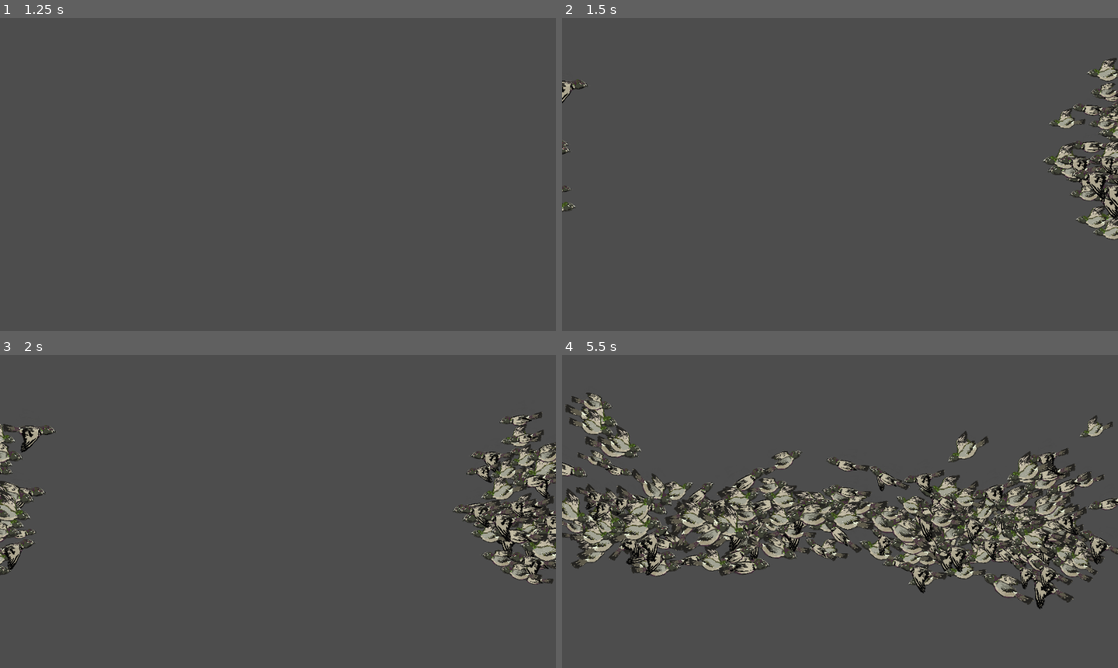
Above: before the commit, frames 1-4 (two rows, left to right).
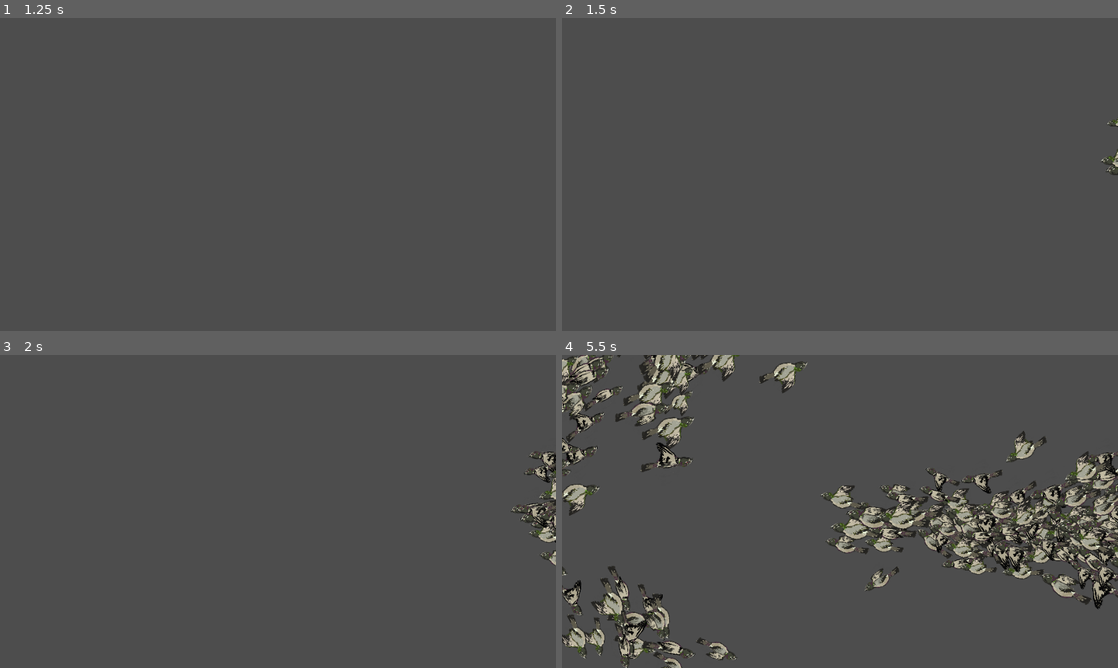
Above: after the commit, the same moments.

Repository: terebigeemu/utsjam
Game: Godot game, scene res://test/test_flock_scene.tscn
Same seed, same stepped clock (60 frames per second), same inputs: the game is played once before the commit and once after it. This scene is started directly instead of the project's main scene.
Inputs (mouse positions are in pixels of both pictures, inside the frame that each line leads up to):
- Up to frame 1 (1.25 s): tap Enter at 0.5 s; move the mouse to (400, 158) at 0.52 s; click (400, 158) at 0.6 s
- Up to frame 2 (1.5 s): tap Space at 1.25 s; move the mouse to (728, 190) at 1.27 s; click (728, 190) at 1.35 s
- Up to frame 3 (2 s): no input
- Up to frame 4 (5.5 s): move the mouse to (895, 442) at 2.02 s; click (895, 442) at 2.1 s; move the mouse to (812, 574) at 2.77 s; click (812, 574) at 2.85 s; move the mouse to (1006, 558) at 3.52 s; click (1006, 558) at 3.6 s; move the mouse to (673, 464) at 4.27 s; click (673, 464) at 4.35 s; move the mouse to (867, 511) at 5.02 s; click (867, 511) at 5.1 s

Frame 1 is identical in both runs. In frame 2, 2.8% of the frame differs, in the area x 0-100%, y 12-71%; in frame 3, 5.6%; in frame 4, 30%, in the area x 0-100%, y 0-100%.

Commit message:
Animatable Body Collision Coupling

Diff:
--- a/project.godot
+++ b/project.godot
@@ -27,6 +27,10 @@
 window/stretch/aspect="expand"
 window/dpi/allow_hidpi=false
 
+[editor_plugins]
+
+enabled=PackedStringArray("res://addons/random_timer/plugin.cfg")
+
 [input]
 
 launch={
@@ -34,10 +38,6 @@
 "events": [Object(InputEventMouseButton,"resource_local_to_scene":false,"resource_name":"","device":-1,"window_id":0,"a …(258 unchanged characters)…
 ]
 }
-
-[editor_plugins]
-
-enabled=PackedStringArray("res://addons/random_timer/plugin.cfg")
 
 [physics]
 
--- a/scripts/test_bird.gd
+++ b/scripts/test_bird.gd
@@ -1,15 +1,19 @@
 extends Node2D
 # Written by Leo
-@onready var sprite = $AnimatedSprite2D
+@onready var sprite = get_node("RigidBody2D/AnimatedSprite2D")
+@onready var collision_shape = get_node("RigidBody2D/CollisionShape2D")
+@onready var physics = get_node("RigidBody2D")
 var playing_forward := true
 var sprite_speed : float
 #var AngofAtk : float
 func _ready() -> void:
 	# Start on a random frame (0, 1, 2, or 3)
+
 	sprite.frame = randi() % sprite.sprite_frames.get_frame_count("flap")
 	# Vary the bird size
 	var resizing : float = 0.16 + 0.1 * randf()
 	sprite.scale = Vector2(resizing,resizing)
+	collision_shape.scale = Vector2(resizing,resizing)
 	# original size is 400px
 	# Initial Angle of Attack
 	sprite.rotation = (-0.01 + 0.15 * randf())
@@ -41,8 +45,9 @@
 		sprite.rotation = (-0.01 + 0.15 * randf())
 	var translation := Vector2.from_angle(sprite.rotation - 0.226).normalized()
 	sprite.position += translation * - sprite_speed * 100 * delta
+	collision_shape.position = sprite.position
 	# Force the bird to fly up if it is crashing into the ground
 	if sprite.global_position.y > 300:
 		sprite.rotate(-drop * 1.2)
-	if sprite.global_position.x > 1260 or position.x < -100:
+	if sprite.global_position.x > 1360 or position.x < -200:
 		queue_free()
--- a/test/test_bird.tscn
+++ b/test/test_bird.tscn
@@ -26,12 +26,21 @@
 "speed": 10.0
 }]
 
+[sub_resource type="CircleShape2D" id="CircleShape2D_72jeb"]
+
 [node name="Node2D" type="Node2D" unique_id=1922979459]
 position = Vector2(-1, -1)
 script = ExtResource("1_ejgwb")
 
-[node name="AnimatedSprite2D" type="AnimatedSprite2D" parent="." unique_id=1169822462]
+[node name="RigidBody2D" type="RigidBody2D" parent="." unique_id=1973706082]
+gravity_scale = 0.0
+
+[node name="AnimatedSprite2D" type="AnimatedSprite2D" parent="RigidBody2D" unique_id=1169822462]
 sprite_frames = SubResource("SpriteFrames_s3r25")
 animation = &"flap"
 
-[connection signal="animation_finished" from="AnimatedSprite2D" to="." method="_on_animation_finished"]
+[node name="CollisionShape2D" type="CollisionShape2D" parent="RigidBody2D" unique_id=1758691481]
+scale = Vector2(8, 8)
+shape = SubResource("CircleShape2D_72jeb")
+
+[connection signal="animation_finished" from="RigidBody2D/AnimatedSprite2D" to="." method="_on_animation_finished"]
--- a/test/test_flock_scene.gd
+++ b/test/test_flock_scene.gd
@@ -16,21 +16,23 @@
 	for i in range(100):
 		var pos := Vector2.from_angle(2*PI*randf())
 		pos *= 100 * randf()
-		pos += Vector2(0,randf_range(120,380))
+		pos += Vector2(-100,randf_range(120,380))
 		pigeon_spawn(pos)
-
+var h_pos : int
 func pigeon_spawn(pos):
 	var instance = bird_node.instantiate()
+#	# randomly give them the diff stuff
 
-#	# randomly give them the diff stuff
 	if randf() < 0.5:
 		#instance.get_node("AnimatedSprite2D").flip_h = true
 		instance.scale.x = -1
 		# very naughty practice
 		instance.position = pos - Vector2(100,0)
 	else:
-		instance.position = pos + Vector2(960,0)
+		instance.position = pos + Vector2(960+200,0)
 	add_child(instance)
+
+#func _process(delta : float)
 
 # if told to die or makes contact with the ball, just change
 # it to a dropping bird animation
